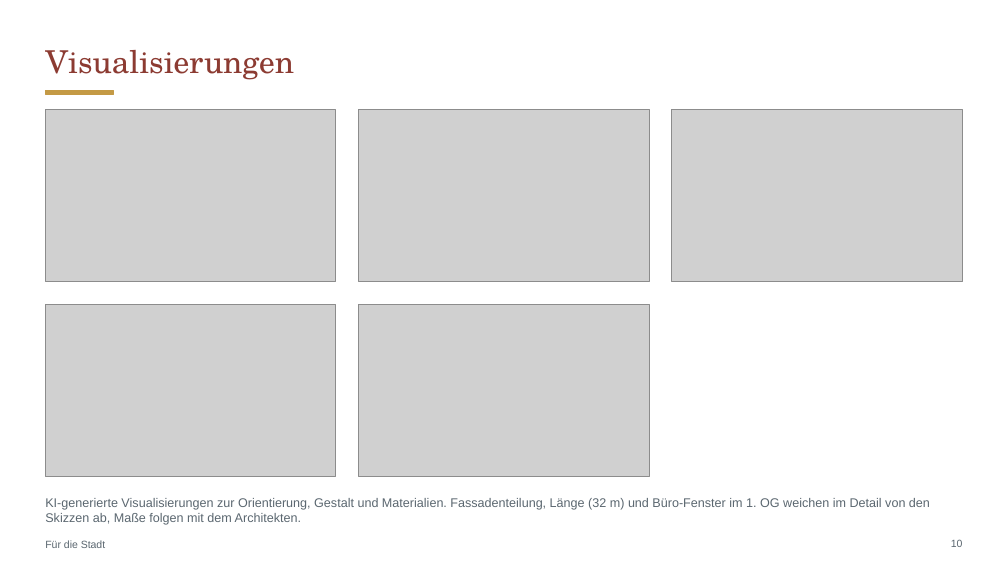
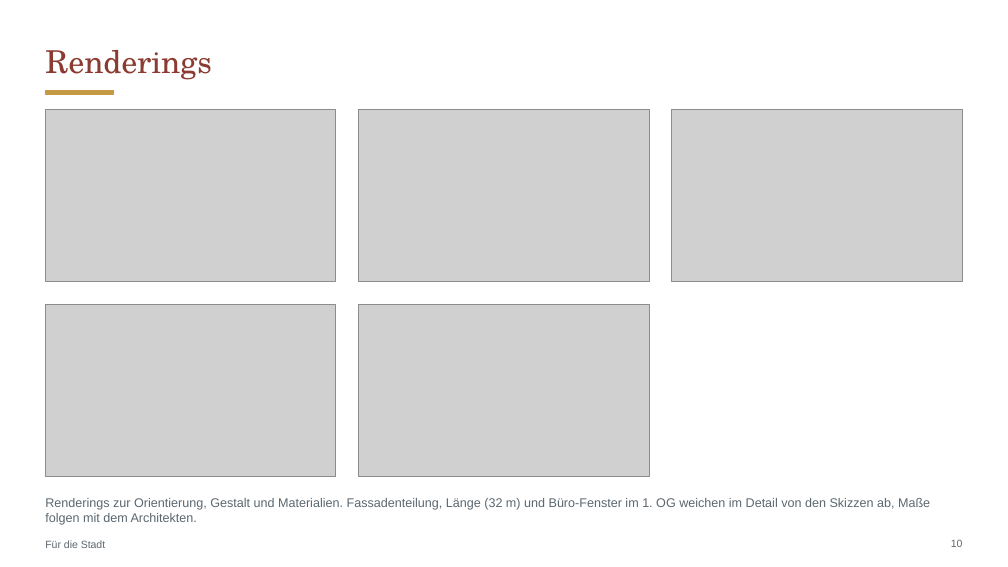
Before and after one commit to CartoonUsername/bau-projekt, a slide deck: slide 10 of praesentation/Neue-Mitte-Werlte_Baufeld3_12-Wohnungen_Restaurant-Bar.pptx. Drawn at 1008x567 pixels with LibreOffice and Linux fonts; fonts in the diff are those of the drawing; grey boxes stand for pictures. Boxes give left, top, right and bottom in pixels: in the first picture for what was removed or moved away, otherwise in the second. Text is boxed around its words. In the diff, an @@ line names an element or a change of style, - is before the commit and + after.

```diff
--- a/praesentation/Neue-Mitte-Werlte_Baufeld3_12-Wohnungen_Restaurant-Bar.pptx
+++ b/praesentation/Neue-Mitte-Werlte_Baufeld3_12-Wohnungen_Restaurant-Bar.pptx
@@ title at bbox=[45, 50, 212, 80]: text changed @@
-Visualisierungen
+Renderings
@@ text at bbox=[45, 498, 930, 525]: text changed @@
-KI-generierte Visualisierungen zur Orientierung, Gestalt und Materialien. Fassadenteilung, Länge (32 m) und Büro-Fenster im 1. OG weichen im Detail von den Skizzen ab, Maße folgen mit dem Architekten.
+Renderings zur Orientierung, Gestalt und Materialien. Fassadenteilung, Länge (32 m) und Büro-Fenster im 1. OG weichen im Detail von den Skizzen ab, Maße folgen mit dem Architekten.
```
Also in this commit, not shown: 1 other slide changed, 9 other files.
